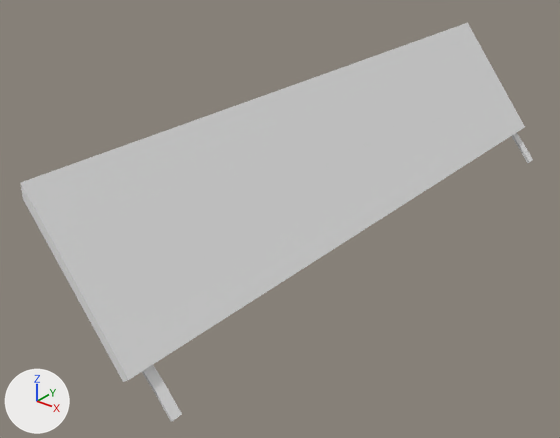
The FBX model csgo_addons/surf_castle/models/ramps/corner/corner.fbx as it was, and as the next commit left it.
The view is the same before and after, from a 50 mm camera at (11.84, -16.18, 5.58) aimed at (0.29, -1.74, -3.37). The axes (+X, +Y, +Z) are drawn at lower left. The lights are the same throughout. Where no turn or scale is listed for an object, it has been applied to the vertices.

The older version as bpy lines, for what is in view:
```python
me_lev_ramp_009 = bpy.data.meshes.new('lev_ramp.009')
me_lev_ramp_009.from_pydata(...)  # 160 vertices, 158 faces; spans x 0.0..2.5, y -9.0..9.0, z -3.4..0.0
me_lev_ramp_009.materials.append(mat_wooden_plnaks)  # its picture is missing
me_lev_ramp_040 = bpy.data.meshes.new('lev_ramp.040')
me_lev_ramp_040.from_pydata(...)  # 80 vertices, 72 faces; spans x -0.1..3.2, y -10.9..6.3, z -4.4..-0.3
me_lev_ramp_040.materials.append(mat_wooden_plnaks)  # its picture is missing
ob_lev_ramp_025 = bpy.data.objects.new('lev_ramp.025', me_lev_ramp_009)
ob_lev_ramp_025.location = (0.0, 0.0, 0.0)
ob_lev_ramp_044 = bpy.data.objects.new('lev_ramp.044', me_lev_ramp_040)
ob_lev_ramp_044.location = (-0.08, 2.37, 0.17)
```
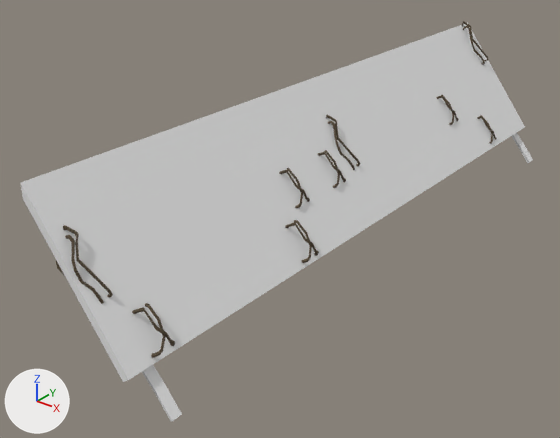
Boxes [x1, y1, x2, y2] around the edits, measured in the pictures (560 x 438 px):
```json
{"object": "Cylinder.026", "change": "added", "after": [56, 21, 497, 358]}
```

The change, as JSON lines over the scene's bpy script:
```json
{"op": "add", "block": "img_ulztacqs_2k_roughness_jpg", "code": ["img_ulztacqs_2k_roughness_jpg = load_image('ulztacqs_2K_Roughness.jpg', '../../../materials/rope/ulztacqs_2K_Roughness.jpg', 256, 2048, 'Non-Color')"]}
{"op": "add", "block": "img_ulztacqs_2k_albedo_jpg", "code": ["img_ulztacqs_2k_albedo_jpg = load_image('ulztacqs_2K_Albedo.jpg', '../../../materials/rope/ulztacqs_2K_Albedo.jpg', 256, 2048, 'sRGB')"]}
{"op": "add", "block": "mat_rope", "code": ["mat_rope = bpy.data.materials.new('Rope')", "# uses the picture img_ulztacqs_2k_albedo_jpg", "# uses the picture img_ulztacqs_2k_roughness_jpg"]}
{"op": "add", "block": "me_cylinder_105", "code": ["me_cylinder_105 = bpy.data.meshes.new('Cylinder.105')", "me_cylinder_105.from_pydata(...)  # 1947 vertices, 1944 faces; spans x -1.3..1.2, y -14.0..3.6, z -1.3..2.1", "me_cylinder_105.materials.append(mat_rope)"]}
{"op": "add", "block": "ob_cylinder_026", "code": ["ob_cylinder_026 = bpy.data.objects.new('Cylinder.026', me_cylinder_105)", "ob_cylinder_026.location = (1.35, 5.05, -1.91)"]}
```
